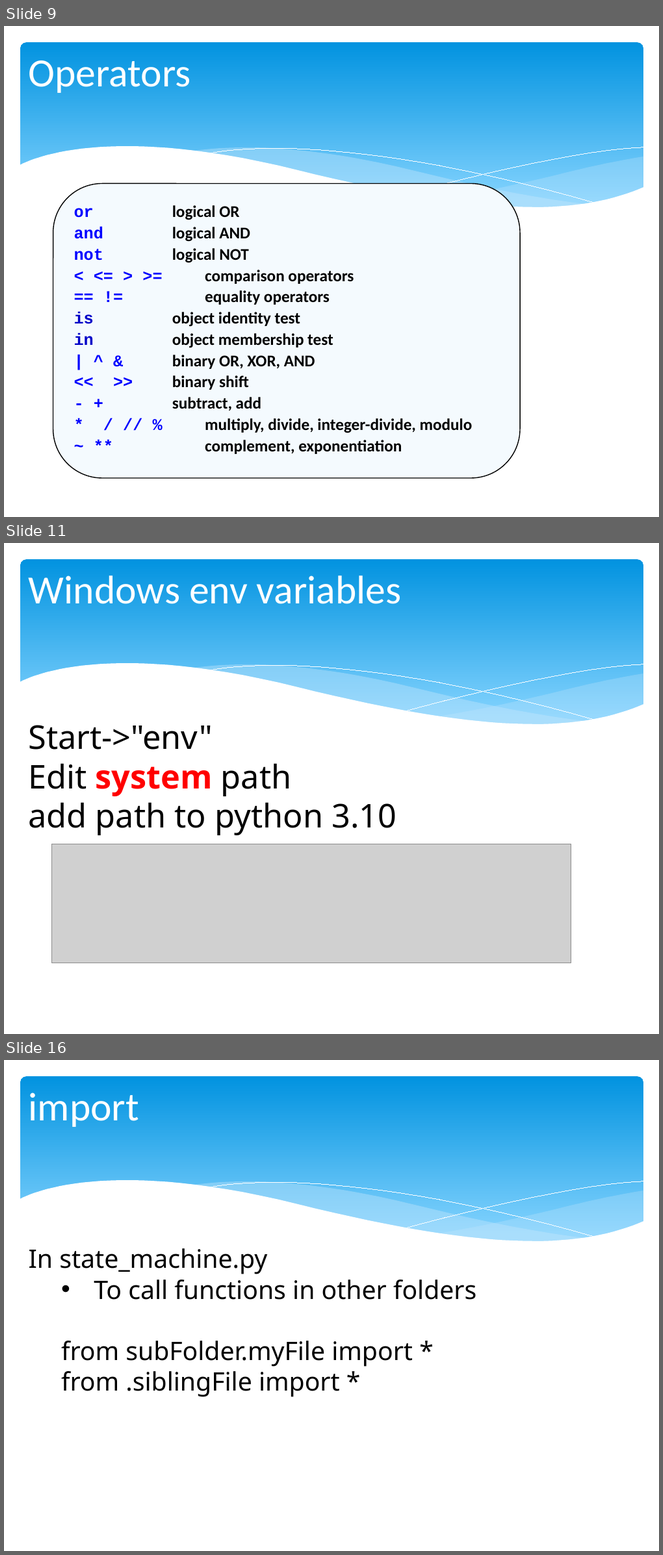
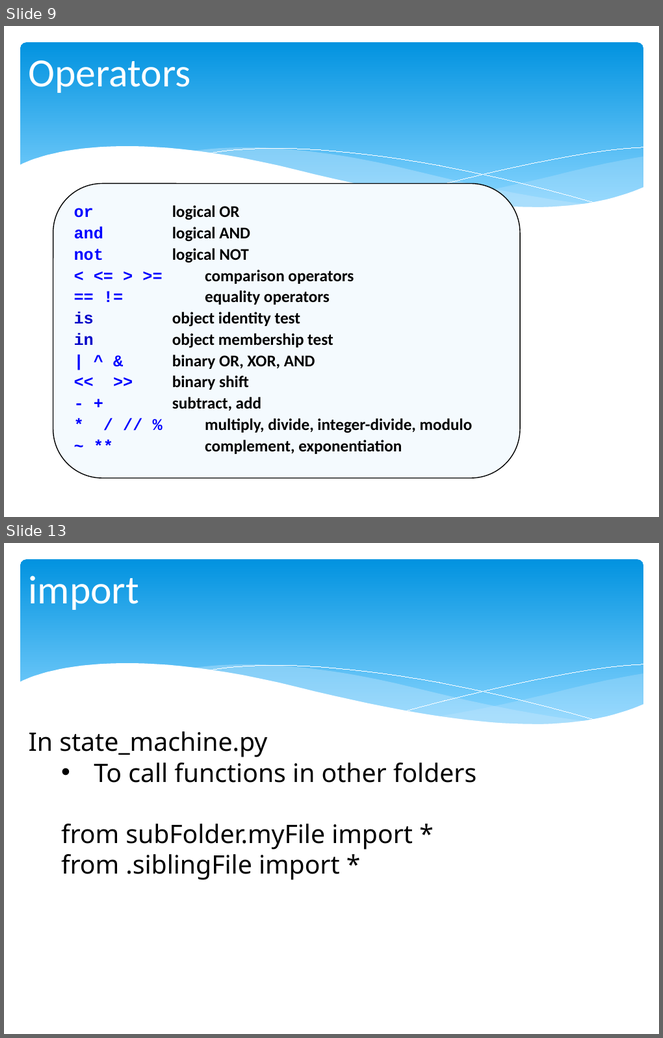
Before and after one commit to chris-turps/QA_Python3, a slide deck: DG_04 The Toolset.pptx. Shown one above the other, each under a label of ours: slides 9, 11 and 16 before the commit, slides 9 and 13 after it; the slides between them are not shown. The pictures are 663x1555 and 663x1038 pixels, drawn with LibreOffice and Linux fonts; fonts in the diff are those of the drawing; grey boxes stand for pictures. Boxes give left, top, right and bottom in pixels: in the first picture for what was removed or moved away, otherwise in the second. Text is boxed around its words. In the diff, an @@ line names an element or a change of style, - is before the commit and + after.

```diff
--- a/DG_04 The Toolset.pptx
+++ b/DG_04 The Toolset.pptx
@@ slide 11 removed at (4, 543, 659, 1034), background #FFFFFF; not listed: 6 template elements that a slide beside it also shows @@
@@ title removed at (29, 575, 402, 604) @@
-Windows env variables
@@ text removed at (29, 725, 397, 835) @@
-Start->"env"
-Edit system path
-add path to python 3.10
@@ picture removed at (52, 845, 571, 964) @@
@@ what was slide 16 is now slide 13 @@
```
Also in this commit, not shown: 4 slides changed, 2 other slides removed, 8 other files.
